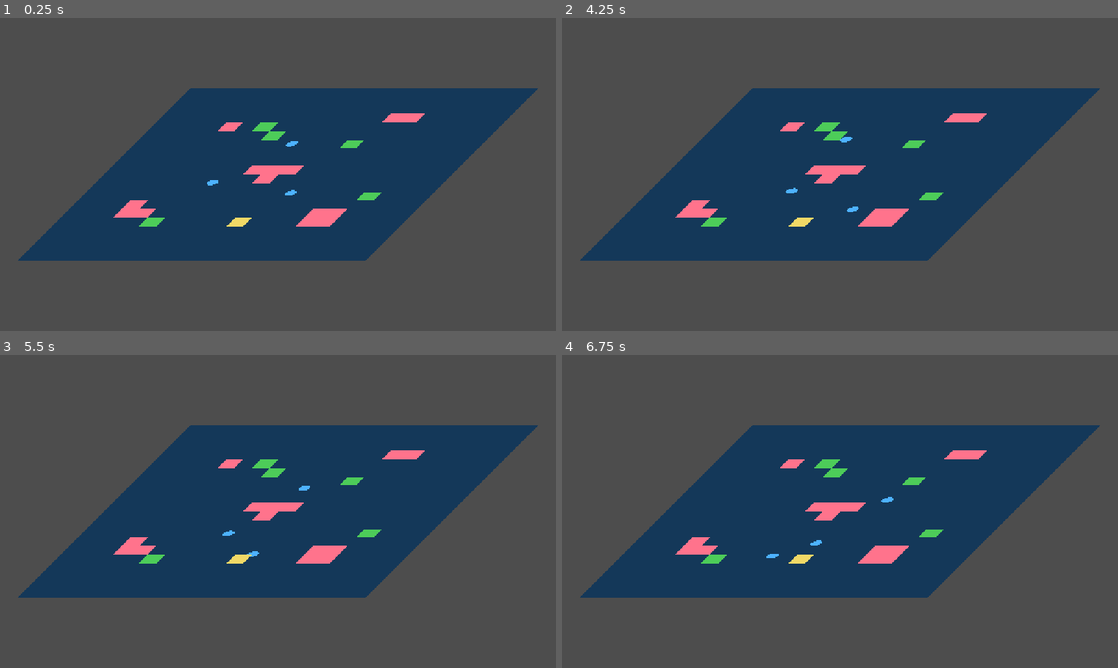
Above: before the commit, frames 1-4 (two rows, left to right).
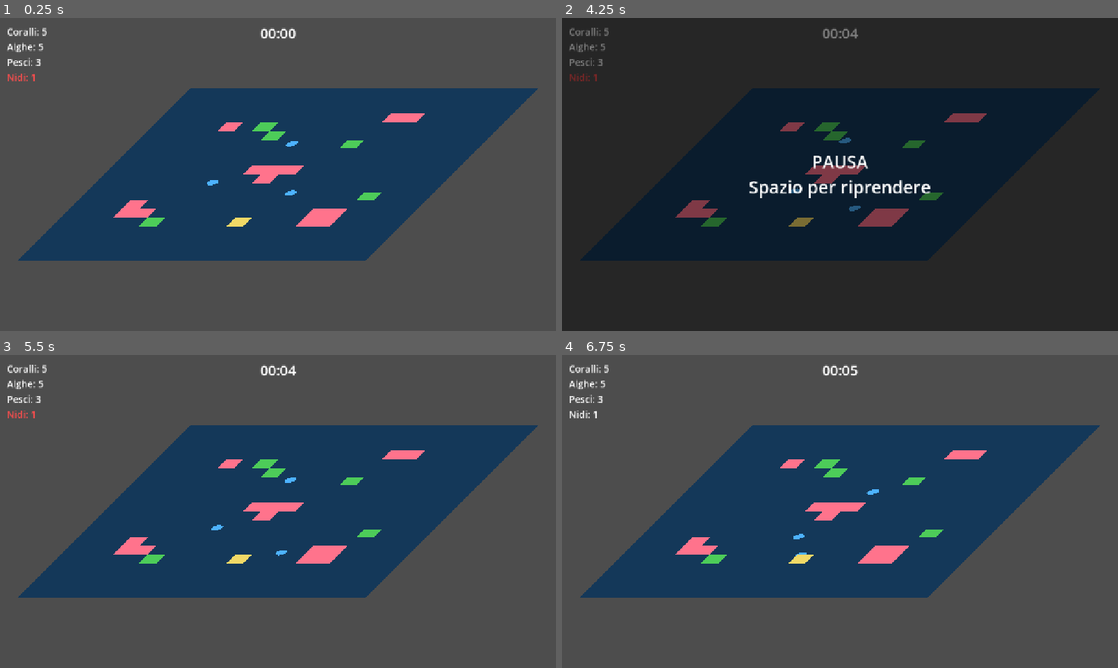
Above: after the commit, the same moments.

Repository: TakFog/rgj2026
Game: Godot game, scene res://main/main.tscn
Same seed, same stepped clock (60 frames per second), same inputs: the game is played once before the commit and once after it.
Inputs (mouse positions are in pixels of both pictures, inside the frame that each line leads up to):
- Up to frame 1 (0.25 s): no input
- Up to frame 2 (4.25 s): move the mouse to (962, 158) at 0.52 s; click (962, 158) at 0.6 s; move the mouse to (728, 190) at 1.27 s; click (728, 190) at 1.35 s; tap Enter at 2 s; move the mouse to (895, 105) at 2.02 s; click (895, 105) at 2.1 s; move the mouse to (812, 237) at 2.77 s; click (812, 237) at 2.85 s; move the mouse to (1006, 221) at 3.52 s; click (1006, 221) at 3.6 s; tap Space (pause) at 4.15 s
- Up to frame 3 (5.5 s): move the mouse to (111, 464) at 4.27 s; click (111, 464) at 4.35 s; tap Space (pause) at 5 s; move the mouse to (305, 511) at 5.02 s; click (305, 511) at 5.1 s
- Up to frame 4 (6.75 s): move the mouse to (756, 433) at 5.77 s; click (756, 433) at 5.85 s; move the mouse to (962, 495) at 6.52 s; click (962, 495) at 6.6 s

The runs differ from the first frame. In frame 1, 0.4% of the frame differs, in the area x 1-54%, y 3-21%; in frame 2, 100%, in the area x 0-100%, y 0-100%; in frame 3, 0.6%; in frame 4, 0.6%.

Commit message:
Wire population monitor, HUD, pause and game over into the game

Diff:
--- a/main/dev_b_systems.gd
+++ b/main/dev_b_systems.gd
@@ -7,3 +7,28 @@
 	var commander := FishCommander.new()
 	commander.name = "FishCommander"
 	add_child(commander)
+	_setup_population_and_hud()
+
+
+## B2: population monitor, HUD, pause and game over (GDD §3, §9).
+## Game.ui is not in the tree yet when this runs (Main adds it last); adding
+## children to it is fine, they enter the tree together with it.
+func _setup_population_and_hud() -> void:
+	var monitor := PopulationMonitor.new()
+	monitor.name = "PopulationMonitor"
+	add_child(monitor)
+
+	var hud := Hud.new()
+	hud.name = "Hud"
+	hud.bind(monitor)
+	Game.ui.add_child(hud)
+
+	var game_over := GameOverScreen.new()
+	game_over.name = "GameOver"
+	Game.ui.add_child(game_over)
+	monitor.game_over.connect(game_over.show_result)
+
+	var pause := PauseController.new()
+	pause.name = "PauseController"
+	pause.monitor = monitor
+	add_child(pause)
